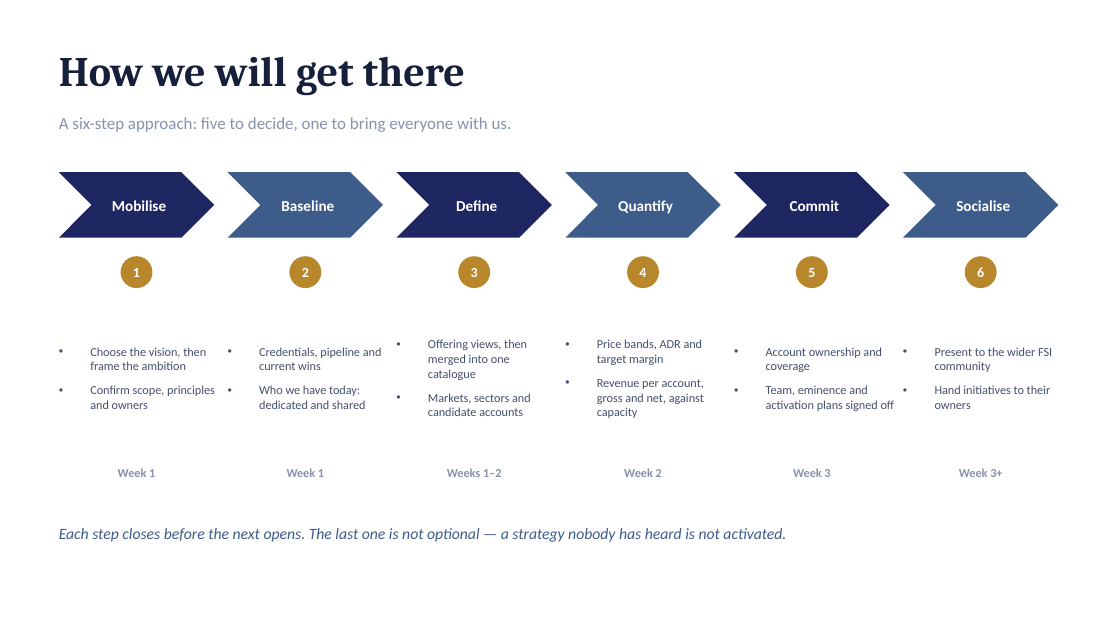
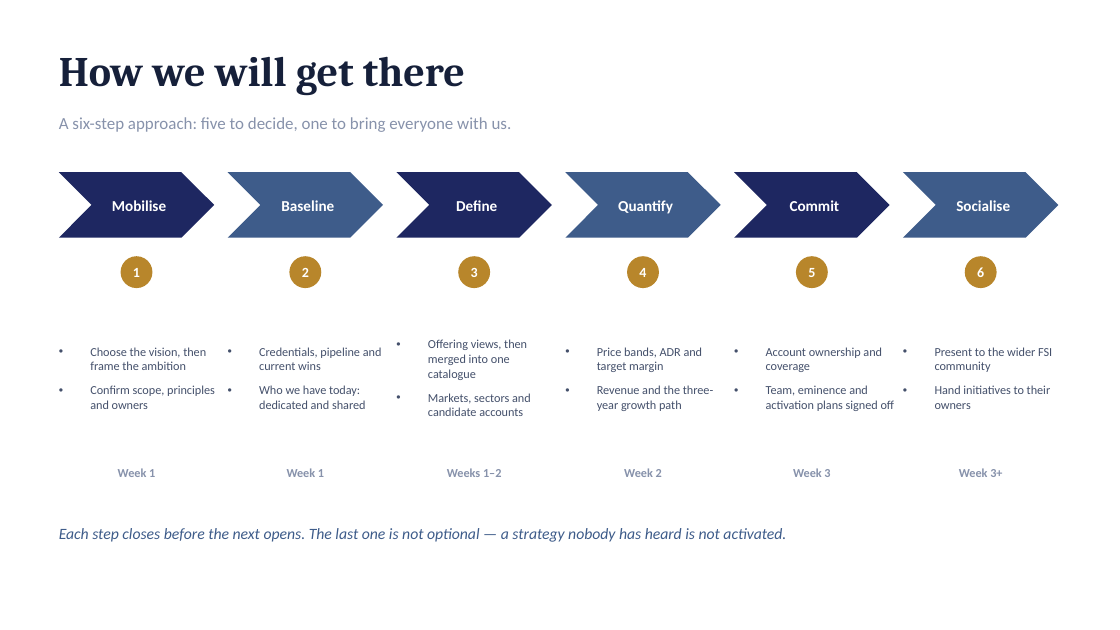
Before and after one commit to dhajjar-cyber/bae, a slide deck: slide 22 of FSI strategy/EAI&D-FSI-Strategy-Development-Plan.pptx. Drawn at 1120x630 pixels with LibreOffice and Linux fonts; fonts in the diff are those of the drawing. Boxes give left, top, right and bottom in pixels: in the first picture for what was removed or moved away, otherwise in the second. Text is boxed around its words. In the diff, an @@ line names an element or a change of style, - is before the commit and + after.

```diff
--- a/FSI strategy/EAI&D-FSI-Strategy-Development-Plan.pptx
+++ b/FSI strategy/EAI&D-FSI-Strategy-Development-Plan.pptx
@@ text at (x1=597, y1=385, x2=713, y2=411): text changed @@
-• Revenue per account, gross and net, against capacity
+• Revenue and the three-year growth path
```
Also in this commit, not shown: 4 other slides changed, 1 slide added, 1 other file.
